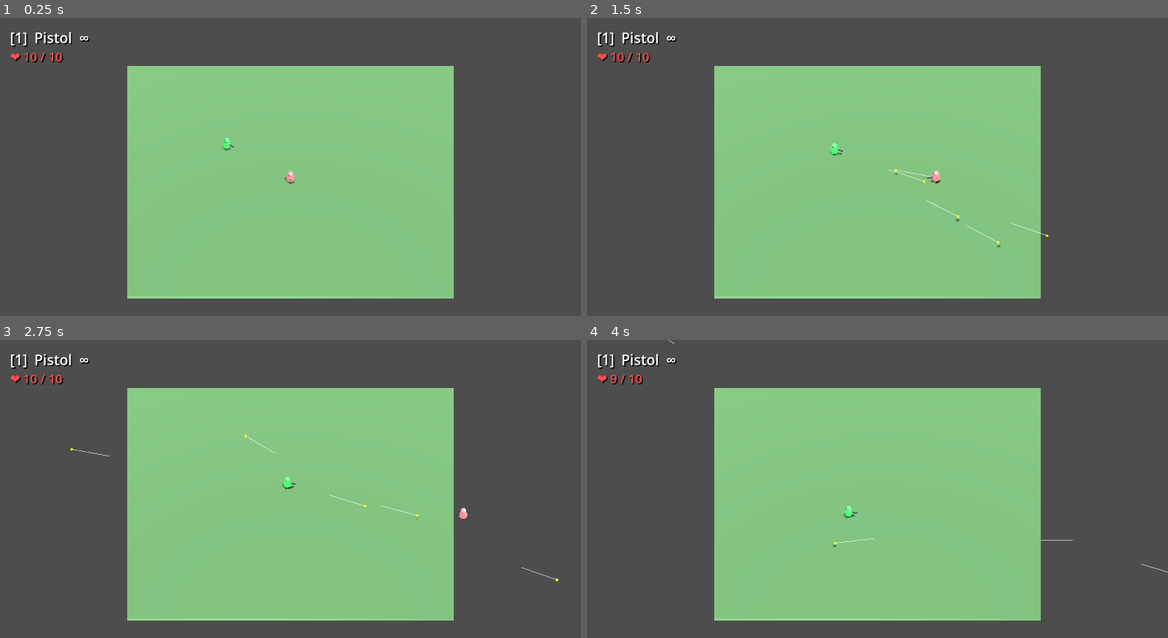
Above: before the commit, frames 1-4 (two rows, left to right).
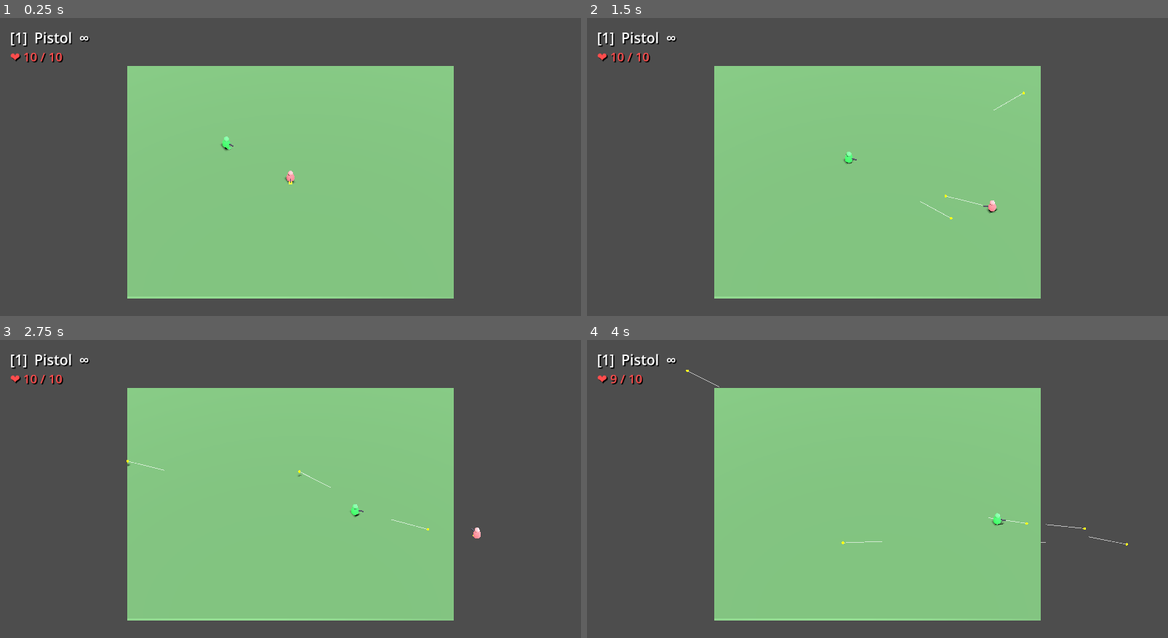
Above: after the commit, the same moments.

Repository: Dearaurora/ChaosGun-Portfolio
Game: Godot game, scene res://scenes/maps/demo_arena.tscn
Same seed, same stepped clock (60 frames per second), same inputs: the game is played once before the commit and once after it.
Inputs (mouse positions are in pixels of both pictures, inside the frame that each line leads up to):
- Up to frame 1 (0.25 s): no input
- Up to frame 2 (1.5 s): tap Enter at 0.5 s; move the mouse to (1005, 164) at 0.52 s; press the mouse at (1005, 164) at 0.53 s; hold D (move_right) 0.53-1.25 s; release the mouse at (1005, 164) at 1.25 s; drag from (761, 196) to (848, 247) at 1.27 s
- Up to frame 3 (2.75 s): move the mouse to (348, 432) at 2.02 s; press the mouse at (348, 432) at 2.03 s; hold D (move_right) from 2.03 s (still down); tap Mouse wheel up (weapon_cycle) at 2.1 s
- Up to frame 4 (4 s): release D (move_right) at 2.75 s; release the mouse at (935, 432) at 2.75 s; drag from (848, 569) to (703, 453) at 2.77 s; move the mouse to (1051, 551) at 3.52 s; press the mouse at (1051, 551) at 3.53 s; hold A (move_left) from 3.53 s (still down); tap 2 (weapon_slot_2) at 3.6 s

The runs differ from the first frame. In frame 1, less than 0.1% of the frame differs, in the area x 38-51%, y 39-56%; in frame 2, 0.4%, in the area x 41-80%, y 24-78%; in frame 3, 0.3%; in frame 4, 0.2%.

Commit message:
底层逻辑更改 migrate character physics from CharacterBody3D to RigidBody3D with custom damping and force-based movement

Diff:
--- a/scenes/characters/ai_character.tscn
+++ b/scenes/characters/ai_character.tscn
@@ -52,7 +52,12 @@
 material = SubResource("StandardMaterial3D_arrow")
 size = Vector3(1.0, 0.1, 1.2)
 
-[node name="AICharacter" type="CharacterBody3D" groups=["ai"]]
+[node name="AICharacter" type="RigidBody3D" groups=["ai"]]
+axis_lock_angular_x = true
+axis_lock_angular_y = true
+axis_lock_angular_z = true
+contact_monitor = true
+max_contacts_reported = 4
 script = ExtResource("1_ai")
 
 [node name="CollisionShape3D" type="CollisionShape3D" parent="."]
--- a/scenes/characters/dummy_target.tscn
+++ b/scenes/characters/dummy_target.tscn
@@ -14,7 +14,12 @@
 radius = 1.5
 height = 3.0
 
-[node name="DummyTarget" type="CharacterBody3D"]
+[node name="DummyTarget" type="RigidBody3D"]
+axis_lock_angular_x = true
+axis_lock_angular_y = true
+axis_lock_angular_z = true
+contact_monitor = true
+max_contacts_reported = 4
 script = ExtResource("1_test")
 
 [node name="CollisionShape3D" type="CollisionShape3D" parent="."]
--- a/scenes/characters/player.tscn
+++ b/scenes/characters/player.tscn
@@ -53,7 +53,12 @@
 material = SubResource("StandardMaterial3D_arrow")
 size = Vector3(1.0, 0.1, 1.2)
 
-[node name="Player" type="CharacterBody3D" unique_id=893437653]
+[node name="Player" type="RigidBody3D" unique_id=893437653]
+axis_lock_angular_x = true
+axis_lock_angular_y = true
+axis_lock_angular_z = true
+contact_monitor = true
+max_contacts_reported = 4
 script = ExtResource("1_x")
 
 [node name="CollisionShape3D" type="CollisionShape3D" parent="." unique_id=464970717]
--- a/scripts/player/ai_character.gd
+++ b/scripts/player/ai_character.gd
@@ -36,8 +36,6 @@
 	# --- 坠落检测 ---
 	_check_fall()
 	if is_dead: return
-
-	_apply_gravity(delta)
 
 	# --- 寻找目标 ---
 	_find_target()
@@ -57,9 +55,9 @@
 		State.FLEE_EDGE:
 			move_dir = _do_flee_edge(delta)
 
-	# --- 应用移动（与 PlayerCharacter 相同的物理） ---
-	_apply_movement(move_dir, delta)
-	move_and_slide()
+	# --- 应用移动 ---
+	if move_dir.length() > 0.1:
+		apply_central_force(move_dir.normalized() * speed)
 
 # ============================================================
 #  FSM 状态切换
--- a/scripts/player/base_character.gd
+++ b/scripts/player/base_character.gd
@@ -1,18 +1,11 @@
-extends CharacterBody3D
+extends RigidBody3D
 class_name BaseCharacter
 
-@export var speed: float = 24.0
-@export var acceleration: float = 12.0
-@export var friction: float = 6.0
-@export var gravity: float = 20.0
-
-@export var mass: float = 1.0
-@export var knockback_drag: float = 35.0
+@export var speed: float = 180.0             # 水平推力
+@export var horizontal_damp: float = 5.0     # 水平阻尼系数（只影响水平X/Z，保留自由坠落Y）
 
 @onready var weapon_point: Marker3D = get_node_or_null("WeaponPoint")
 @onready var weapon_manager: WeaponManager = get_node_or_null("WeaponManager")
-
-var momentum: Vector3 = Vector3.ZERO
 
 # ============================================================
 #  生命与复活系统
@@ -44,33 +37,24 @@
 			var flicker = fmod(_invincible_timer, 0.3) > 0.15
 			_set_all_meshes_visible(flicker)
 
-func _apply_gravity(delta: float) -> void:
-	if not is_on_floor():
-		velocity.y -= gravity * delta
+func _integrate_forces(state: PhysicsDirectBodyState3D) -> void:
+	# 模拟全局阻尼，但仅作用于水平面（X/Z）
+	if horizontal_damp > 0.0:
+		var current_vel = state.linear_velocity
+		var h_vel = Vector3(current_vel.x, 0, current_vel.z)
+		# 阻力反向于运动方向，与其速度和阻尼系数成正比
+		var damping_force = -h_vel * horizontal_damp * mass
+		apply_central_force(damping_force)
 
 func _check_fall() -> void:
 	if global_position.y < GameConfig.fall_threshold:
 		_die()
 
-func _apply_movement(desired_vel: Vector3, delta: float) -> void:
-	momentum = momentum.move_toward(Vector3.ZERO, knockback_drag * delta)
-
-	var current_move_vel = velocity - momentum
-	current_move_vel.y = 0
-
-	if desired_vel.length() > 0.1:
-		current_move_vel = current_move_vel.lerp(desired_vel, acceleration * delta)
-	else:
-		current_move_vel = current_move_vel.lerp(Vector3.ZERO, friction * delta)
-
-	velocity.x = current_move_vel.x + momentum.x
-	velocity.z = current_move_vel.z + momentum.z
-
 func apply_knockback(impulse: Vector3) -> void:
 	# 无敌期间免疫击退
 	if is_invincible or is_dead:
 		return
-	momentum += impulse / mass
+	apply_central_impulse(impulse)
 
 func apply_hit(impulse: Vector3) -> void:
 	## 被敌人子弹击中时调用：既施加冲量又触发受击闪白
@@ -89,13 +73,14 @@
 		return
 	lives -= 1
 	is_dead = true
-	velocity = Vector3.ZERO
-	momentum = Vector3.ZERO
+	linear_velocity = Vector3.ZERO
+	angular_velocity = Vector3.ZERO
 
 	# 隐藏角色
 	visible = false
 	# 关闭碰撞
 	set_physics_process(false)
+	freeze = true
 
 	if lives <= 0:
 		is_game_over = true
@@ -109,11 +94,12 @@
 	# 随机复活点
 	var spawn_point = GameConfig.respawn_points.pick_random()
 	global_position = spawn_point
-	velocity = Vector3.ZERO
-	momentum = Vector3.ZERO
+	linear_velocity = Vector3.ZERO
+	angular_velocity = Vector3.ZERO
 
 	# 显示角色
 	visible = true
+	freeze = false
 	set_physics_process(true)
 
 	# 启动无敌盾
--- a/scripts/player/dummy_target.gd
+++ b/scripts/player/dummy_target.gd
@@ -1,13 +1,7 @@
 extends BaseCharacter
 
 func _ready() -> void:
-    friction = 6.0
     mass = 2.5
 
 func _process(delta: float) -> void:
     super._base_process(delta)
-
-func _physics_process(delta: float) -> void:
-    _apply_gravity(delta)
-    _apply_movement(Vector3.ZERO, delta)
-    move_and_slide()
--- a/scripts/player/player_character.gd
+++ b/scripts/player/player_character.gd
@@ -20,16 +20,12 @@
 	_check_fall()
 	if is_dead: return
 
-	_apply_gravity(delta)
-
 	# --- 移动输入 ---
 	var input_dir := Input.get_vector("move_left", "move_right", "move_forward", "move_backward")
 	var direction := Vector3(input_dir.x, 0, input_dir.y).normalized()
 
-
-	var target_vel = direction * speed
-
-	_apply_movement(target_vel, delta)
+	if direction.length() > 0.1:
+		apply_central_force(direction * speed)
 
 	_look_at_mouse()
 
@@ -38,8 +34,6 @@
 
 	# --- 武器切换输入 ---
 	_handle_weapon_input()
-
-	move_and_slide()
 
 
 
--- a/scripts/weapons/weapon_data.gd
+++ b/scripts/weapons/weapon_data.gd
@@ -1,24 +1,24 @@
 extends Resource
 class_name WeaponData
 
-enum FireMode { SEMI_AUTO, FULL_AUTO, BOLT_ACTION }
+enum FireMode {SEMI_AUTO, FULL_AUTO, BOLT_ACTION}
 
 @export var weapon_name: String = ""
 @export var weapon_id: StringName = &""
 @export var fire_mode: FireMode = FireMode.SEMI_AUTO
-@export var fire_rate: float = 4.0          ## 发/秒
+@export var fire_rate: float = 4.0 ## 发/秒
 @export var bullet_speed: float = 60.0
 @export var knockback_power: float = 18.0
-@export var base_spread: float = 0.0        ## 基础散布角度（度）
+@export var base_spread: float = 0.0 ## 基础散布角度（度）
 @export var max_spread: float = 0.0
 @export var spread_increase_per_shot: float = 0.0
 @export var spread_recovery_speed: float = 15.0
-@export var magazine_size: int = -1         ## -1 = 无限
+@export var magazine_size: int = -1 ## -1 = 无限
 @export var switch_time: float = 0.3
 @export var bullet_radius: float = 0.4
 @export var bullet_lifetime: float = 2.0
-@export var stun_duration: float = 0.0      ## 射击硬直（秒）
-@export var recoil_force: float = 0.0       ## 后坐力（射击时推自己后退）
+@export var stun_duration: float = 0.0 ## 射击硬直（秒）
+@export var recoil_force: float = 0.0 ## 后坐力（射击时推自己后退）
 @export var projectile_scene: PackedScene
 @export var has_infinite_ammo: bool = true
 
@@ -33,7 +33,7 @@
 	d.fire_mode = FireMode.SEMI_AUTO
 	d.fire_rate = 4.0
 	d.bullet_speed = 60.0
-	d.knockback_power = 45.0
+	d.knockback_power = 90.0
 	d.base_spread = 0.0
 	d.max_spread = 0.0
 	d.spread_increase_per_shot = 0.0
@@ -43,7 +43,7 @@
 	d.bullet_radius = 0.4
 	d.bullet_lifetime = 2.0
 	d.stun_duration = 0.0
-	d.recoil_force = 8.0
+	d.recoil_force = 16.0
 	d.projectile_scene = load("res://scenes/weapons/pistol_projectile.tscn")
 	d.has_infinite_ammo = true
 	return d
@@ -55,7 +55,7 @@
 	d.fire_mode = FireMode.FULL_AUTO
 	d.fire_rate = 12.0
 	d.bullet_speed = 55.0
-	d.knockback_power = 18.0
+	d.knockback_power = 36.0
 	d.base_spread = 8.0
 	d.max_spread = 12.0
 	d.spread_increase_per_shot = 0.4
@@ -65,7 +65,7 @@
 	d.bullet_radius = 0.3
 	d.bullet_lifetime = 1.5
 	d.stun_duration = 0.0
-	d.recoil_force = 2.0
+	d.recoil_force = 4.0
 	d.projectile_scene = load("res://scenes/weapons/smg_projectile.tscn")
 	d.has_infinite_ammo = false
 	return d
@@ -77,7 +77,7 @@
 	d.fire_mode = FireMode.FULL_AUTO
 	d.fire_rate = 6.0
 	d.bullet_speed = 70.0
-	d.knockback_power = 30.0
+	d.knockback_power = 60.0
 	d.base_spread = 2.0
 	d.max_spread = 8.0
 	d.spread_increase_per_shot = 1.0
@@ -87,7 +87,7 @@
 	d.bullet_radius = 0.5
 	d.bullet_lifetime = 2.5
 	d.stun_duration = 0.0
-	d.recoil_force = 5.0
+	d.recoil_force = 10.0
 	d.projectile_scene = load("res://scenes/weapons/ak_projectile.tscn")
 	d.has_infinite_ammo = false
 	return d
@@ -99,7 +99,7 @@
 	d.fire_mode = FireMode.BOLT_ACTION
 	d.fire_rate = 0.8
 	d.bullet_speed = 120.0
-	d.knockback_power = 120.0
+	d.knockback_power = 240.0
 	d.base_spread = 0.0
 	d.max_spread = 0.0
 	d.spread_increase_per_shot = 0.0
@@ -109,7 +109,7 @@
 	d.bullet_radius = 0.3
 	d.bullet_lifetime = 3.0
 	d.stun_duration = 0.3
-	d.recoil_force = 15.0
+	d.recoil_force = 30.0
 	d.projectile_scene = load("res://scenes/weapons/sniper_projectile.tscn")
 	d.has_infinite_ammo = false
 	return d
